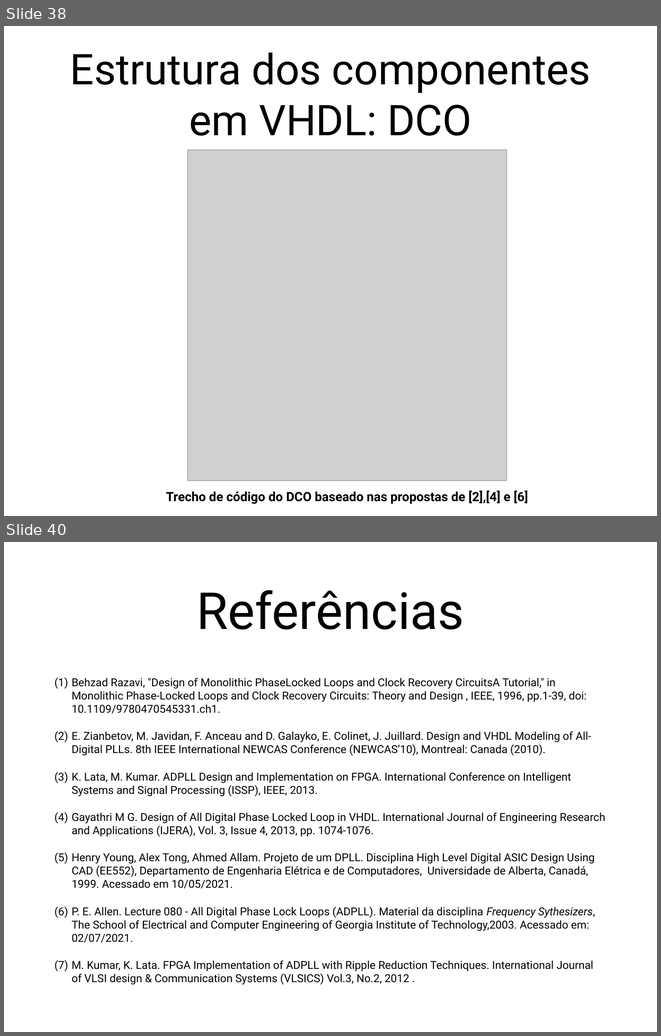
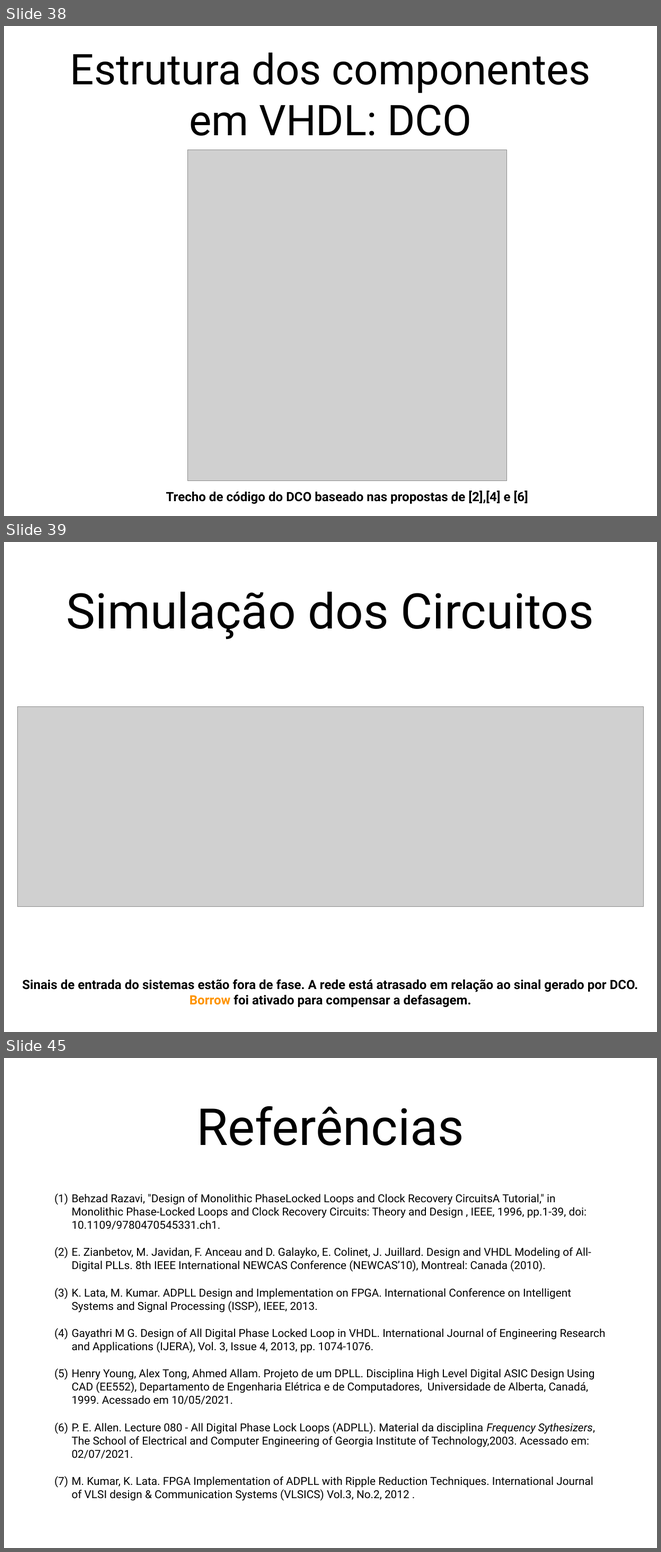
Before and after one commit to wwagner33/adpll-vhdl, a slide deck: trabalho-pll.pptx. Shown one above the other, each under a label of ours: slides 38 and 40 before the commit, slides 38, 39 and 45 after it; the slides between them are not shown. The pictures are 661x1036 and 661x1552 pixels, drawn with LibreOffice and Linux fonts; fonts in the diff are those of the drawing; grey boxes stand for pictures. Boxes give left, top, right and bottom in pixels: in the first picture for what was removed or moved away, otherwise in the second. Text is boxed around its words. In the diff, an @@ line names an element or a change of style, - is before the commit and + after.

```diff
--- a/trabalho-pll.pptx
+++ b/trabalho-pll.pptx
@@ slide 39 added at bbox=[4, 542, 657, 1032], background #FFFFFF @@
@@ title added at bbox=[67, 591, 594, 639], 76.8 pt, text #000000 @@
+Simulação dos Circuitos
@@ picture added at bbox=[18, 706, 644, 906] @@
@@ text added at bbox=[22, 979, 638, 1007], 20 pt, text #000000, bold @@
+Sinais de entrada do sistemas estão fora de fase. A rede está atrasado em relação ao sinal gerado por DCO. Borrow foi ativado para compensar a defasagem.
@@ what was slide 40 is now slide 45 @@
```
Also in this commit, not shown: 1 slide changed, 4 other slides added, 4 other files.
